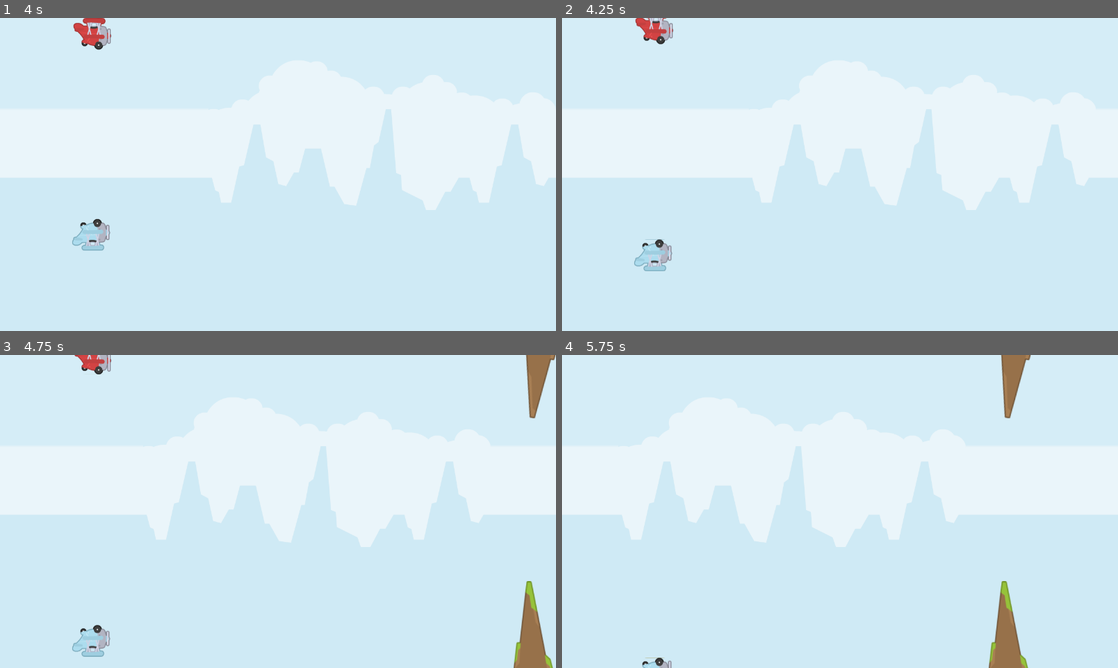
Above: before the commit, frames 1-4 (two rows, left to right).
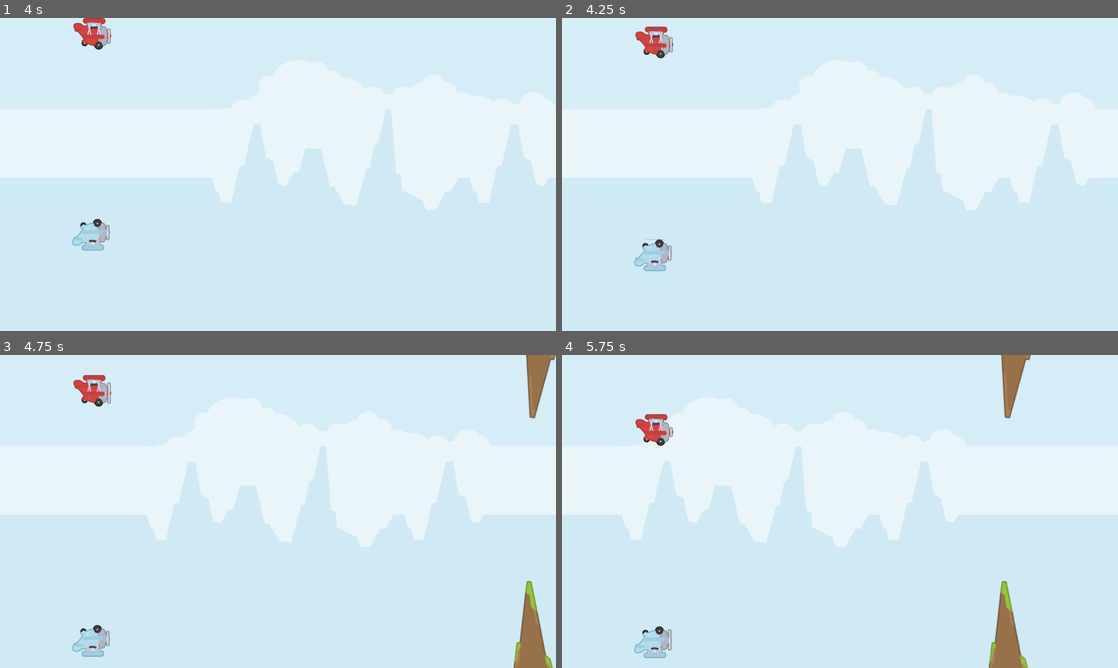
Above: after the commit, the same moments.

Repository: VladimirPakharenko/AirJellodi
Game: Godot game, scene res://scene_and_scripts/level/main_level.tscn
Same seed, same stepped clock (60 frames per second), same inputs: the game is played once before the commit and once after it.
Inputs:
- Up to frame 1 (4 s): tap F (player1) at 0.6, 1.55, 2.1, 3.05, 3.6 s; tap G (player2) at 0.8, 1.35, 2.3, 2.85, 3.8 s
- Up to frame 2 (4.25 s): no input
- Up to frame 3 (4.75 s): tap G (player2) at 4.35 s; tap F (player1) at 4.55 s
- Up to frame 4 (5.75 s): tap F (player1) at 5.1 s; tap G (player2) at 5.3 s

Frame 1 is identical in both runs. In frame 2, 0.6% of the frame differs, in the area x 13-21%, y 0-13%; in frame 3, 0.8%; in frame 4, 1.0%, in the area x 13-21%, y 18-100%.

Commit message:
Upgraded obstacles hitboxes and word boarder fix

Diff:
--- a/twoPlayerBattle/scene_and_scripts/level/main_level.tscn
+++ b/twoPlayerBattle/scene_and_scripts/level/main_level.tscn
@@ -10,6 +10,12 @@
 normal = Vector2(0, 1)
 
 [sub_resource type="WorldBoundaryShape2D" id="WorldBoundaryShape2D_bottom"]
+
+[sub_resource type="WorldBoundaryShape2D" id="WorldBoundaryShape2D_left"]
+normal = Vector2(1, 0)
+
+[sub_resource type="WorldBoundaryShape2D" id="WorldBoundaryShape2D_right"]
+normal = Vector2(-1, 0)
 
 [node name="MainLevel" type="Node2D"]
 
@@ -29,11 +35,9 @@
 rock_scene = ExtResource("5_rock")
 camera = NodePath("../MainCamera")
 
-[node name="MainCamera" type="Camera2D" parent="." node_paths=PackedStringArray("player1", "player2")]
+[node name="MainCamera" type="Camera2D" parent="."]
 position = Vector2(640, 360)
 script = ExtResource("3_cam")
-player1 = NodePath("")
-player2 = NodePath("")
 
 [node name="Boundaries" type="StaticBody2D" parent="MainCamera"]
 
@@ -45,5 +49,13 @@
 position = Vector2(0, 360)
 shape = SubResource("WorldBoundaryShape2D_bottom")
 
+[node name="Left" type="CollisionShape2D" parent="MainCamera/Boundaries"]
+position = Vector2(-640, 0)
+shape = SubResource("WorldBoundaryShape2D_left")
+
+[node name="Right" type="CollisionShape2D" parent="MainCamera/Boundaries"]
+position = Vector2(640, 0)
+shape = SubResource("WorldBoundaryShape2D_right")
+
 [node name="Aircraft" parent="." instance=ExtResource("1_plane")]
 position = Vector2(26, 301)
--- a/twoPlayerBattle/scene_and_scripts/level/obstacle_spawner.gd
+++ b/twoPlayerBattle/scene_and_scripts/level/obstacle_spawner.gd
@@ -42,8 +42,16 @@
 func create_rock(is_top: bool):
 	var rock = rock_scene.instantiate()
 	var textures = rocks_top if is_top else rocks_bottom
+	var tex = textures[randi() % textures.size()]
+
 	var sprite = rock.get_node("Sprite2D")
-	sprite.texture = textures[randi() % textures.size()]
+	sprite.texture = tex
+
+	# Update collision shape to match the texture size exactly
+	var shape_node = rock.get_node("CollisionShape2D")
+	var new_shape = RectangleShape2D.new()
+	new_shape.size = tex.get_size()
+	shape_node.shape = new_shape
 
 	# Randomly mirror the sprite for more variety
 	sprite.flip_h = randi() % 2 == 0
--- a/twoPlayerBattle/scene_and_scripts/scene/obstacles/rock.tscn
+++ b/twoPlayerBattle/scene_and_scripts/scene/obstacles/rock.tscn
@@ -1,12 +1,13 @@
 [gd_scene load_steps=2 format=3 uid="uid://b8y1v2j3k4l5m"]
 
-[sub_resource type="CircleShape2D" id="CircleShape2D_1"]
-radius = 50.0
+[sub_resource type="RectangleShape2D" id="RectangleShape2D_1"]
+size = Vector2(1, 1)
 
-[node name="Rock" type="Area2D"]
-collision_layer = 2
+[node name="Rock" type="StaticBody2D"]
+collision_layer = 4
+collision_mask = 0
 
 [node name="Sprite2D" type="Sprite2D" parent="."]
 
 [node name="CollisionShape2D" type="CollisionShape2D" parent="."]
-shape = SubResource("CircleShape2D_1")
+shape = SubResource("RectangleShape2D_1")
--- a/twoPlayerBattle/scene_and_scripts/scene/сharacters/character_body_2d.tscn
+++ b/twoPlayerBattle/scene_and_scripts/scene/сharacters/character_body_2d.tscn
@@ -67,8 +67,8 @@
 
 [node name="Red" type="CharacterBody2D" parent="."]
 position = Vector2(187, 77)
-collision_layer = 4
-collision_mask = 2
+collision_layer = 2
+collision_mask = 5
 metadata/_edit_group_ = true
 
 [node name="CollisionShape2D" type="CollisionShape2D" parent="Red"]
@@ -82,8 +82,8 @@
 
 [node name="Blue" type="CharacterBody2D" parent="."]
 position = Vector2(184, -1)
-collision_layer = 4
-collision_mask = 2
+collision_layer = 2
+collision_mask = 5
 metadata/_edit_group_ = true
 
 [node name="CollisionShape2D" type="CollisionShape2D" parent="Blue"]
Not shown: 1 places in twoPlayerBattle/scene_and_scripts/level/main_level.tscn that only renumber resources
